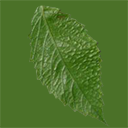
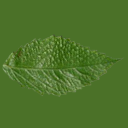
Comparing the layer stacks of the two 128 x 128 images. Changes:
painted on "Arrière-plan copie" over box(2, 5, 124, 127)
painted on "Calque 1" over box(0, 0, 128, 128)
